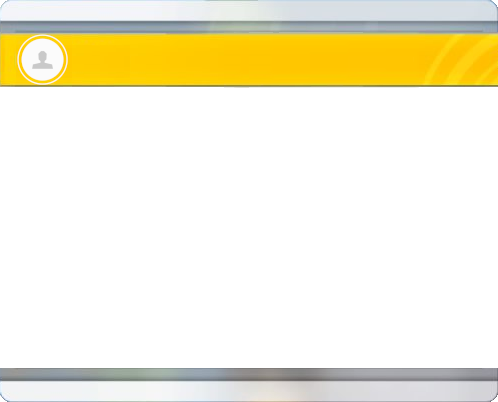
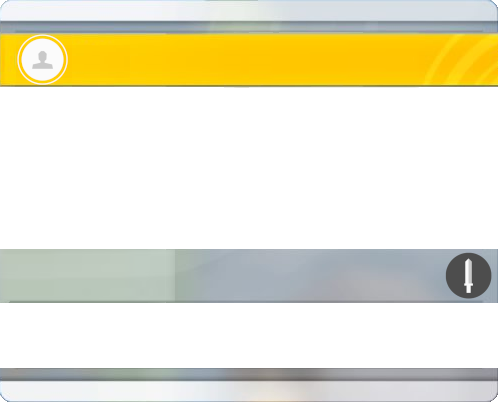
Two versions of the same layered image (498x402). Layer-by-layer changes:
added layer "Lv Icon" above "Row" over [445, 252, 492, 299]
renamed "ui.jpg" to "Row", showed it, painted on it over [0, 249, 498, 303]
